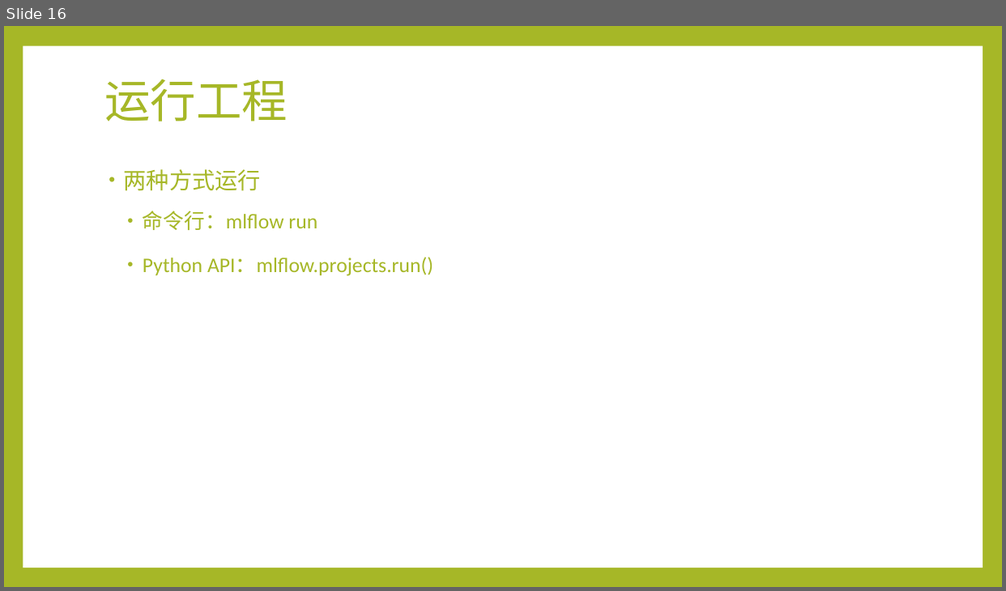
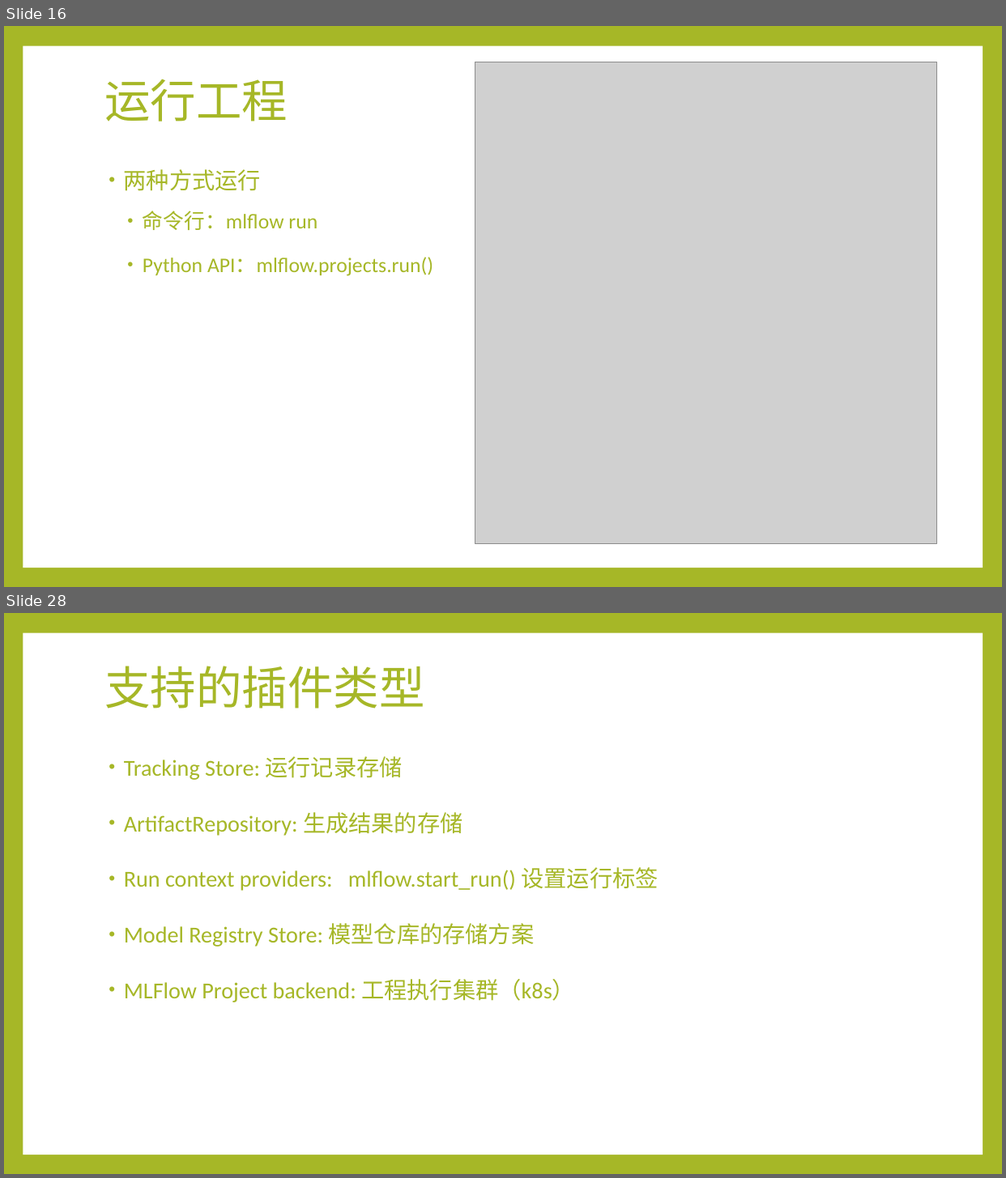
Before and after one commit to Alan-buaa/book, a slide deck: mlflow/MLflowpptx.pptx. Shown one above the other, each under a label of ours: slide 16 before the commit, slides 16 and 28 after it; the slides between them are not shown. The pictures are 1006x591 and 1006x1178 pixels, drawn with LibreOffice and Linux fonts; fonts in the diff are those of the drawing; grey boxes stand for pictures. Boxes give left, top, right and bottom in pixels: in the first picture for what was removed or moved away, otherwise in the second. Text is boxed around its words. In the diff, an @@ line names an element or a change of style, - is before the commit and + after.

```diff
--- a/mlflow/MLflowpptx.pptx
+++ b/mlflow/MLflowpptx.pptx
@@ slide 28 added at (4,613,1002,1174), background #A6B727; not listed: 1 template element that a slide beside it also shows @@
@@ title added at (104,666,424,709), 44 pt, text #A6B727 @@
+支持的插件类型
@@ text added at (124,756,658,1003), 22 pt, text #A6B727 @@
+• Tracking Store: 运行记录存储
+• ArtifactRepository: 生成结果的存储
+• Run context providers: mlflow.start_run() 设置运行标签
+• Model Registry Store: 模型仓库的存储方案
+• MLFlow Project backend: 工程执行集群（k8s）
@@ slide 16 changed as well @@
@@ picture added at (475,62,938,544) @@
```
Also in this commit, not shown: 2 other slides changed, 13 other slides added, 1 slide removed.
